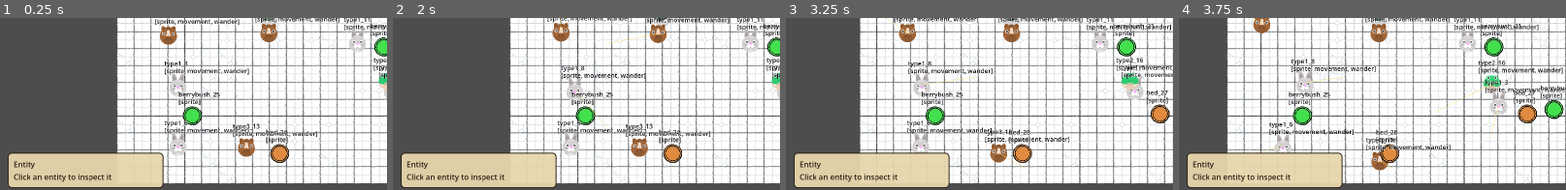
Above: before the commit, frames 1-4 (left to right).
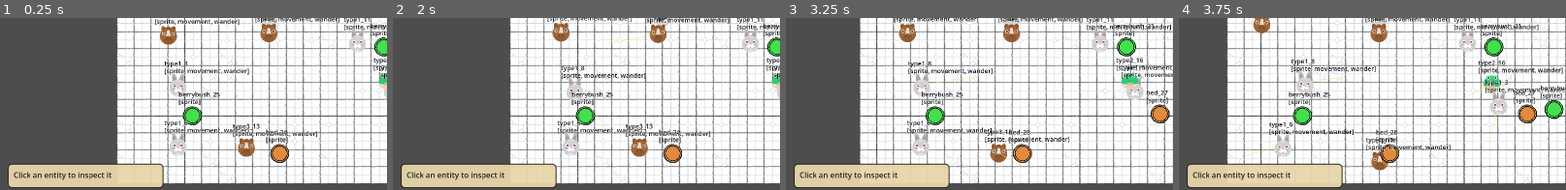
Above: after the commit, the same moments.

Repository: hafizosina/compilationpack
Game: Godot game, scene res://8. SimpleAiSystem/main.tscn
Two runs of this game, one before a commit and one after it. Both use one fixed random seed, a clock stepped at 60 frames per second and the inputs below.
Inputs (mouse positions are % of the whole screen's width and height, from its top left):
- Up to frame 1 (0.25 s): no input
- Up to frame 2 (2 s): click "Respawn (F5)" at 0.5 s; click "Respawn (F5)" at 1.25 s
- Up to frame 3 (3.25 s): click "Respawn (F5)" at 2 s; tap Enter at 2.75 s; move the mouse to (72, 45) at 2.77 s; hold Right (ui_right) from 2.78 s (still down); hold Shift (sprint) from 2.78 s (still down); click (72, 45) at 2.92 s
- Up to frame 4 (3.75 s): release Right (ui_right) at 3.5 s; release Shift (sprint) at 3.5 s; drag from (30, 55) to (45, 70) at 3.52 s
The pictures show only the part of the screen within x 0-50%, y 48-98%; the shares and areas given below are measured in that part.

The runs differ from the first frame. In frame 1, 3.6% of the frame differs, in the area x 2-43%, y 78-96%; in frame 2, 3.6%; in frame 3, 3.6%; in frame 4, 3.6%.

Commit message:
feat(sim): tabbed entity inspector, one tab per component

Diff:
--- a/8. SimpleAiSystem/ui/ui.gd
+++ b/8. SimpleAiSystem/ui/ui.gd
@@ -5,23 +5,35 @@
 ## anchored to opposite corners rather than sharing a column, so neither can
 ## push or cover the other however tall the inspector grows.
 ##
+## The inspector is tabbed, and the tabs are not hardcoded: the entity gets one,
+## then every component that describes itself contributes another, titled and
+## ordered by that component. Adding a component kind adds its tab with no
+## change here.
+##
 ## The panel holds no reference to an entity or to the factory. Counts and
 ## inspector snapshots both arrive on the EventBus already formatted, and the
-## respawn button asks for a rebuild the same way — so the UI knows nothing
-## about how entities are built or what any component contains.
+## respawn button asks for a rebuild the same way.
 
 ## Width reserved for the key column so values line up.
-const KEY_WIDTH := 108.0
+const KEY_WIDTH := 104.0
 
 @onready var counts_label: Label = %CountsLabel
 @onready var fps_label: Label = %FpsLabel
 @onready var respawn_button: Button = %RespawnButton
+@onready var name_label: Label = %NameLabel
+@onready var tabs: TabBar = %Tabs
 @onready var detail: VBoxContainer = %Detail
+
+## Section keys currently on the tab bar, in tab order.
+var _tab_keys: Array[String] = []
+## key -> { "label": String, "fields": Dictionary }
+var _sections: Dictionary = {}
 
 func _ready() -> void:
 	EventBus.sim_world_spawned.connect(_on_world_spawned)
 	EventBus.sim_entity_inspected.connect(_on_entity_inspected)
 	respawn_button.pressed.connect(_on_respawn_pressed)
+	tabs.tab_changed.connect(_on_tab_changed)
 	_on_entity_inspected({})
 
 func _process(_delta: float) -> void:
@@ -37,34 +49,75 @@
 	lines.append("total   %d" % total)
 	counts_label.text = "\n".join(lines)
 
-## Rebuilds the inspector from a snapshot. An empty dictionary means nothing is
-## selected. Each component's section is rendered exactly as that component
-## described itself — heading, fields and field order all come from it.
+## Rebuilds the inspector from a snapshot; an empty dictionary means nothing is
+## selected. Snapshots arrive several times a second, so the tab strip is only
+## rebuilt when the set of sections actually changes — otherwise the tab you are
+## reading would reset under you.
 func _on_entity_inspected(details: Dictionary) -> void:
-	_clear(detail)
 	if details.is_empty():
-		detail.add_child(_line("Click an entity to inspect it"))
+		_tab_keys = []
+		_sections = {}
+		tabs.clear_tabs()
+		tabs.visible = false
+		name_label.text = "Click an entity to inspect it"
+		_clear(detail)
 		return
 
-	detail.add_child(_line(str(details.get("name", "—"))))
-	detail.add_child(HSeparator.new())
+	_sections = _sections_from(details)
+	var keys: Array[String] = []
+	for key in _sections:
+		keys.append(key)
+	name_label.text = "%s   (%s)" % [details.get("name", "—"), details.get("type", "—")]
+
+	if keys != _tab_keys:
+		# Stay on the same section when it survives the rebuild, so clicking
+		# between entities doesn't keep throwing you back to the first tab.
+		var wanted := _tab_keys[tabs.current_tab] if _has_valid_tab() else ""
+		_tab_keys = keys
+		tabs.clear_tabs()
+		for key in keys:
+			tabs.add_tab(str(_sections[key]["label"]))
+		tabs.visible = true
+		tabs.current_tab = maxi(keys.find(wanted), 0)
+	_render_current()
+
+func _on_tab_changed(_tab: int) -> void:
+	_render_current()
+
+func _on_respawn_pressed() -> void:
+	EventBus.sim_respawn_requested.emit()
+
+## One section for the entity's own facts, then one per component exactly as it
+## described itself — heading, fields and field order all come from it.
+func _sections_from(details: Dictionary) -> Dictionary:
+	var sections := {}
+	var own := {}
 	for key in ["type", "position", "home", "from home", "slots"]:
-		detail.add_child(_row(key, str(details.get(key, "—"))))
+		own[key] = str(details.get(key, "—"))
+	sections["entity"] = {"label": "Entity", "fields": own}
 
 	var components: Dictionary = details.get("components", {})
 	for slot in components:
 		var section: Dictionary = components[slot]
-		detail.add_child(HSeparator.new())
-		detail.add_child(_line(str(section.get("label", slot))))
-		var fields: Dictionary = section.get("fields", {})
-		for field in fields:
-			detail.add_child(_row(String(field), str(fields[field])))
+		sections[String(slot)] = {
+			"label": str(section.get("label", slot)),
+			"fields": section.get("fields", {}),
+		}
+	return sections
 
-func _on_respawn_pressed() -> void:
-	EventBus.sim_respawn_requested.emit()
+func _render_current() -> void:
+	_clear(detail)
+	if not _has_valid_tab():
+		return
+	var fields: Dictionary = _sections[_tab_keys[tabs.current_tab]]["fields"]
+	for field in fields:
+		detail.add_child(_row(String(field), str(fields[field])))
+
+func _has_valid_tab() -> bool:
+	return tabs.current_tab >= 0 and tabs.current_tab < _tab_keys.size()
 
 ## Detaches before freeing: queue_free() alone leaves the old rows parented for
-## the rest of the frame, so the panel would briefly show two entities at once.
+## the rest of the frame, so the panel would briefly show two sections at once.
 func _clear(container: Node) -> void:
 	for child in container.get_children():
 		container.remove_child(child)
@@ -75,14 +128,12 @@
 	var key_label := Label.new()
 	key_label.text = key
 	key_label.custom_minimum_size = Vector2(KEY_WIDTH, 0.0)
+	key_label.vertical_alignment = VERTICAL_ALIGNMENT_TOP
 	var value_label := Label.new()
 	value_label.text = value
 	value_label.size_flags_horizontal = Control.SIZE_EXPAND_FILL
+	# Long values (the slot list) wrap instead of widening the panel.
+	value_label.autowrap_mode = TextServer.AUTOWRAP_WORD_SMART
 	row.add_child(key_label)
 	row.add_child(value_label)
 	return row
-
-func _line(text: String) -> Label:
-	var label := Label.new()
-	label.text = text
-	return label
--- a/8. SimpleAiSystem/ui/ui.tscn
+++ b/8. SimpleAiSystem/ui/ui.tscn
@@ -64,8 +64,13 @@
 [node name="Inspector" type="VBoxContainer" parent="Root/InspectorHolder/InspectorRow/InspectorPanel"]
 custom_minimum_size = Vector2(300, 0)
 
-[node name="InspectorTitle" type="Label" parent="Root/InspectorHolder/InspectorRow/InspectorPanel/Inspector"]
+[node name="NameLabel" type="Label" parent="Root/InspectorHolder/InspectorRow/InspectorPanel/Inspector"]
+unique_name_in_owner = true
 text = "Entity"
+
+[node name="Tabs" type="TabBar" parent="Root/InspectorHolder/InspectorRow/InspectorPanel/Inspector"]
+unique_name_in_owner = true
+clip_tabs = false
 
 [node name="Detail" type="VBoxContainer" parent="Root/InspectorHolder/InspectorRow/InspectorPanel/Inspector"]
 unique_name_in_owner = true
--- a/Global/Theme/main_theme.tres
+++ b/Global/Theme/main_theme.tres
@@ -179,6 +179,41 @@
 corner_radius_top_right = 500
 corner_radius_bottom_right = 500
 corner_radius_bottom_left = 500
+
+[sub_resource type="StyleBoxFlat" id="sb_tab_selected"]
+content_margin_left = 12.0
+content_margin_top = 5.0
+content_margin_right = 12.0
+content_margin_bottom = 5.0
+bg_color = Color(0.373, 0.247, 0.133, 1)
+border_width_left = 2
+border_width_top = 2
+border_width_right = 2
+border_color = Color(0.09, 0.06, 0.03, 1)
+corner_radius_top_left = 6
+corner_radius_top_right = 6
+
+[sub_resource type="StyleBoxFlat" id="sb_tab_unselected"]
+content_margin_left = 12.0
+content_margin_top = 5.0
+content_margin_right = 12.0
+content_margin_bottom = 5.0
+bg_color = Color(0.808, 0.729, 0.557, 1)
+border_width_bottom = 2
+border_color = Color(0.165, 0.125, 0.086, 0.45)
+corner_radius_top_left = 6
+corner_radius_top_right = 6
+
+[sub_resource type="StyleBoxFlat" id="sb_tab_hovered"]
+content_margin_left = 12.0
+content_margin_top = 5.0
+content_margin_right = 12.0
+content_margin_bottom = 5.0
+bg_color = Color(0.867, 0.788, 0.612, 1)
+border_width_bottom = 2
+border_color = Color(0.725, 0.541, 0.196, 1)
+corner_radius_top_left = 6
+corner_radius_top_right = 6
 
 [resource]
 Button/colors/font_color = Color(0.906, 0.839, 0.675, 1)
@@ -199,6 +234,12 @@
 RoundButton/styles/hover = SubResource("sb_round_hover")
 RoundButton/styles/normal = SubResource("sb_round_normal")
 RoundButton/styles/pressed = SubResource("sb_round_pressed")
+TabBar/colors/font_hovered_color = Color(0.165, 0.125, 0.086, 1)
+TabBar/colors/font_selected_color = Color(0.906, 0.839, 0.675, 1)
+TabBar/colors/font_unselected_color = Color(0.165, 0.125, 0.086, 0.7)
+TabBar/styles/tab_hovered = SubResource("sb_tab_hovered")
+TabBar/styles/tab_selected = SubResource("sb_tab_selected")
+TabBar/styles/tab_unselected = SubResource("sb_tab_unselected")
 VirtualJoystick/styles/normal_joystick = SubResource("sb_joy_base")
 VirtualJoystick/styles/normal_tip = SubResource("sb_joy_tip")
 VirtualJoystick/styles/pressed_joystick = SubResource("sb_joy_base_pressed")
